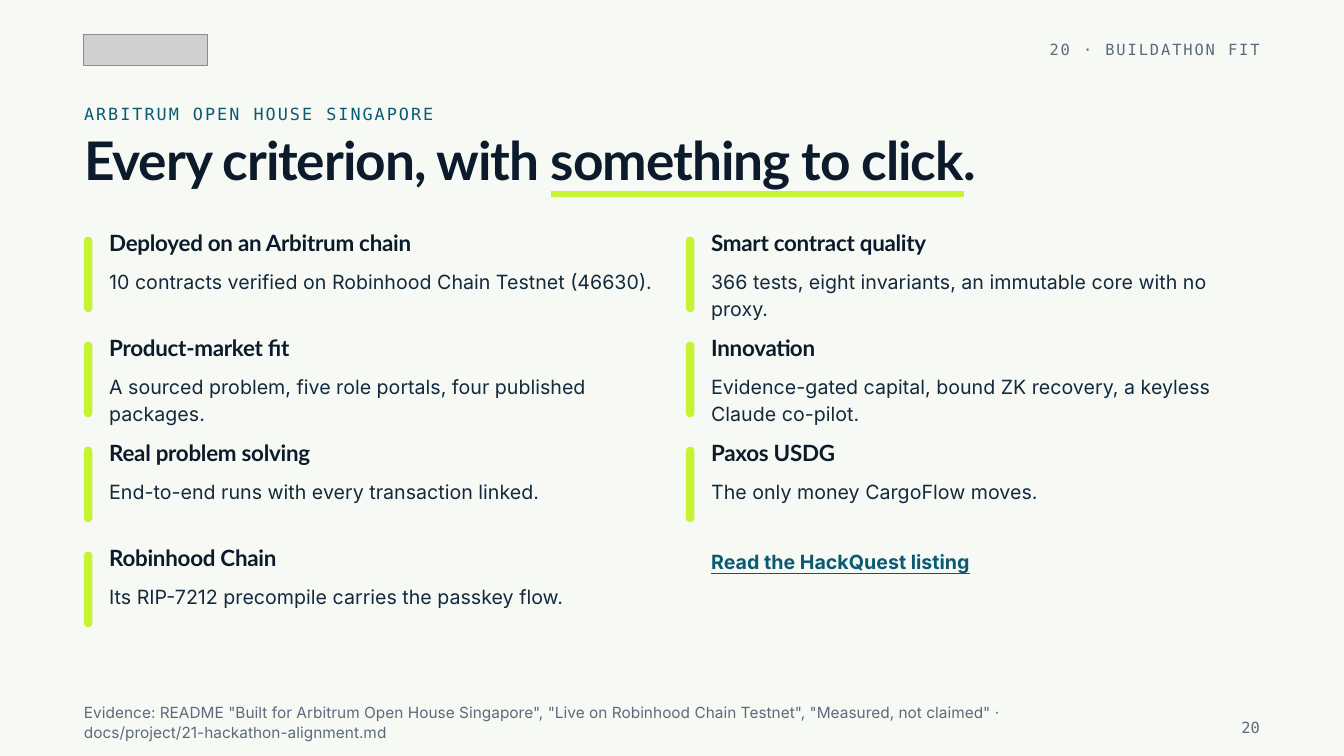
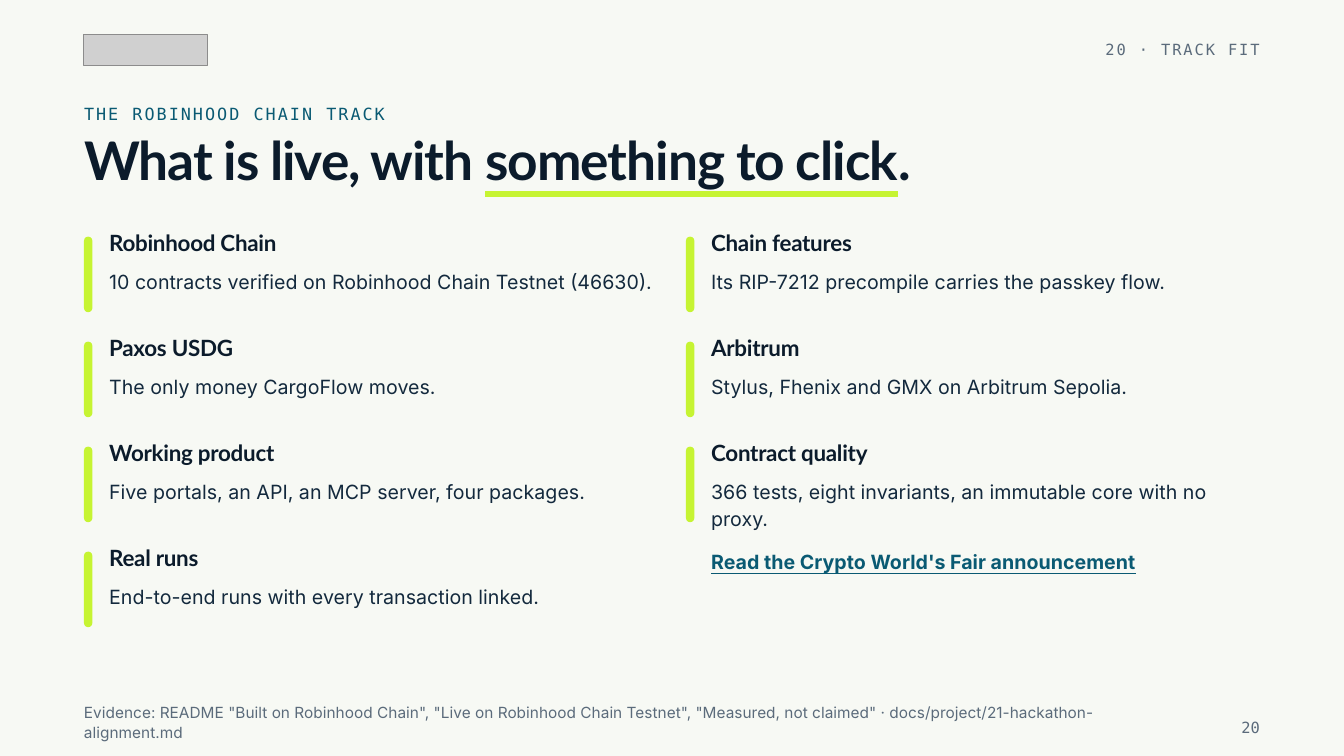
Before and after one commit to LSUDOKO/CargoFlow, a slide deck: slide 20 of docs/pitch/CargoFlow-pitch.pptx. Drawn at 1344x756 pixels with LibreOffice and Linux fonts; fonts in the diff are those of the drawing; grey boxes stand for pictures. Boxes give left, top, right and bottom in pixels: in the first picture for what was removed or moved away, otherwise in the second. Text is boxed around its words. In the diff, an @@ line names an element or a change of style, - is before the commit and + after.

Commit message:
docs(pitch): rebuild the deck for the Robinhood Chain track, funding shown as shares

```diff
--- a/docs/pitch/CargoFlow-pitch.pptx
+++ b/docs/pitch/CargoFlow-pitch.pptx
@@ text at (1105, 43, 1260, 55): text changed @@
-20 · BUILDATHON FIT
+20 · TRACK FIT
@@ text at (84, 107, 385, 121): text changed @@
-ARBITRUM OPEN HOUSE SINGAPORE
+THE ROBINHOOD CHAIN TRACK
@@ text at (84, 140, 911, 190): text changed @@
-Every criterion, with something to click.
+What is live, with something to click.
@@ text at (109, 234, 276, 251): text changed @@
-Deployed on an Arbitrum chain
+Robinhood Chain
@@ text at (711, 234, 852, 251): text changed @@
-Smart contract quality
+Chain features
@@ text at (711, 274, 1165, 293): text changed @@
-366 tests, eight invariants, an immutable core with no proxy.
+Its RIP-7212 precompile carries the passkey flow.
@@ text at (109, 339, 233, 356): text changed @@
-Product-market fit
+Paxos USDG
@@ text at (711, 339, 799, 356): text changed @@
-Innovation
+Arbitrum
@@ text at (109, 379, 436, 399): text changed @@
-A sourced problem, five role portals, four published packages.
+The only money CargoFlow moves.
@@ text at (711, 379, 1127, 398): text changed @@
-Evidence-gated capital, bound ZK recovery, a keyless Claude co-pilot.
+Stylus, Fhenix and GMX on Arbitrum Sepolia.
@@ text at (109, 444, 274, 465): text changed @@
-Real problem solving
+Working product
@@ text at (711, 444, 867, 465): text changed @@
-Paxos USDG
+Contract quality
@@ text added at (109, 484, 585, 504), 14 pt, text #13293D @@
+Five portals, an API, an MCP server, four packages.
@@ text at (711, 484, 1206, 530): text changed @@
-The only money CargoFlow moves.
+366 tests, eight invariants, an immutable core with no proxy.
@@ text at (109, 549, 199, 566): text changed @@
-Robinhood Chain
+Real runs
@@ text at (711, 554, 1136, 574): text changed @@
-Read the HackQuest listing
+Read the Crypto World's Fair announcement
@@ text "End-to-end runs with every transaction ...": place and size @@
-text "End-to-end runs with every transaction ..." at (109, 484, 539, 503)
+text "End-to-end runs with every transaction ..." at (109, 589, 539, 608)
@@ text removed at (109, 589, 563, 608) @@
-Its RIP-7212 precompile carries the passkey flow.
@@ text at (84, 706, 1093, 742): text changed @@
-Evidence: README "Built for Arbitrum Open House Singapore", "Live on Robinhood Chain Testnet", "Measured, not claimed" · docs/project/21-hackathon-alignment.md
+Evidence: README "Built on Robinhood Chain", "Live on Robinhood Chain Testnet", "Measured, not claimed" · docs/project/21-hackathon-alignment.md
```
Also in this commit, not shown: 3 other slides changed, 15 other files.
